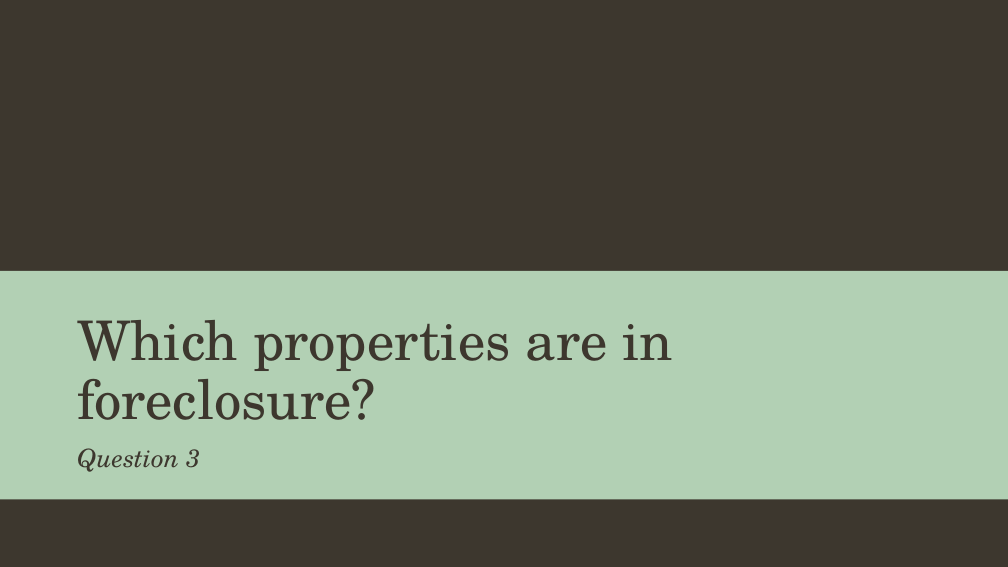
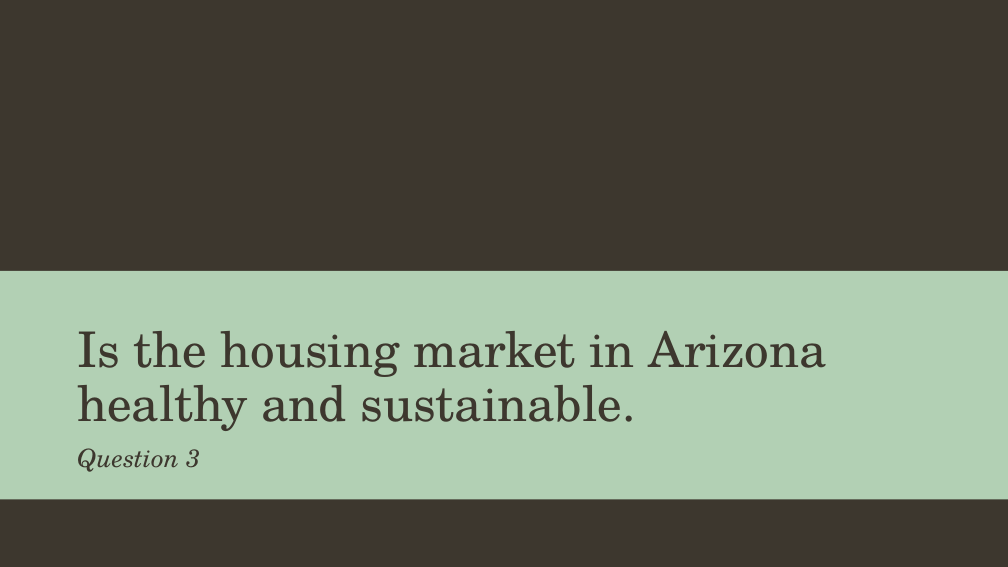
Before and after one commit to ashnikzad/AZ-Real-Estate-Analyisis, a slide deck: slide 13 of Team 2 Presentation.pptx (slide 16 before the commit). Drawn at 1008x567 pixels with LibreOffice and Linux fonts; fonts in the diff are those of the drawing; background and template pictures are left out. Boxes give left, top, right and bottom in pixels: in the first picture for what was removed or moved away, otherwise in the second. Text is boxed around its words. In the diff, an @@ line names an element or a change of style, - is before the commit and + after.

```diff
--- a/Team 2 Presentation.pptx
+++ b/Team 2 Presentation.pptx
@@ title at (77,331,827,431): text changed; size 52 to 46.8 pt @@
-Which properties are in foreclosure?
+Is the housing market in Arizona healthy and sustainable.
```
Also in this commit, not shown: 4 other slides changed, 7 slides added, 12 slides removed.
